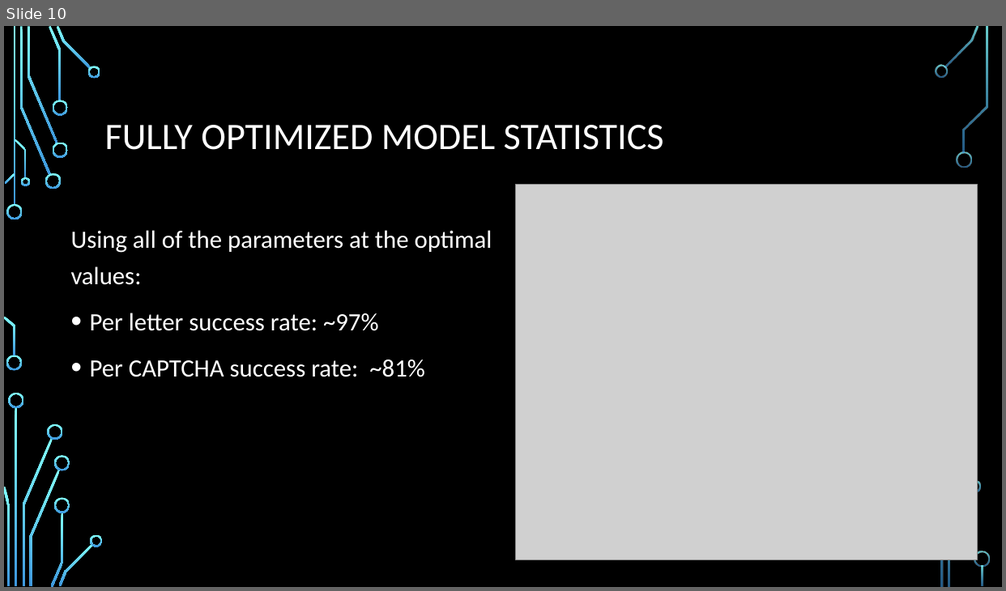
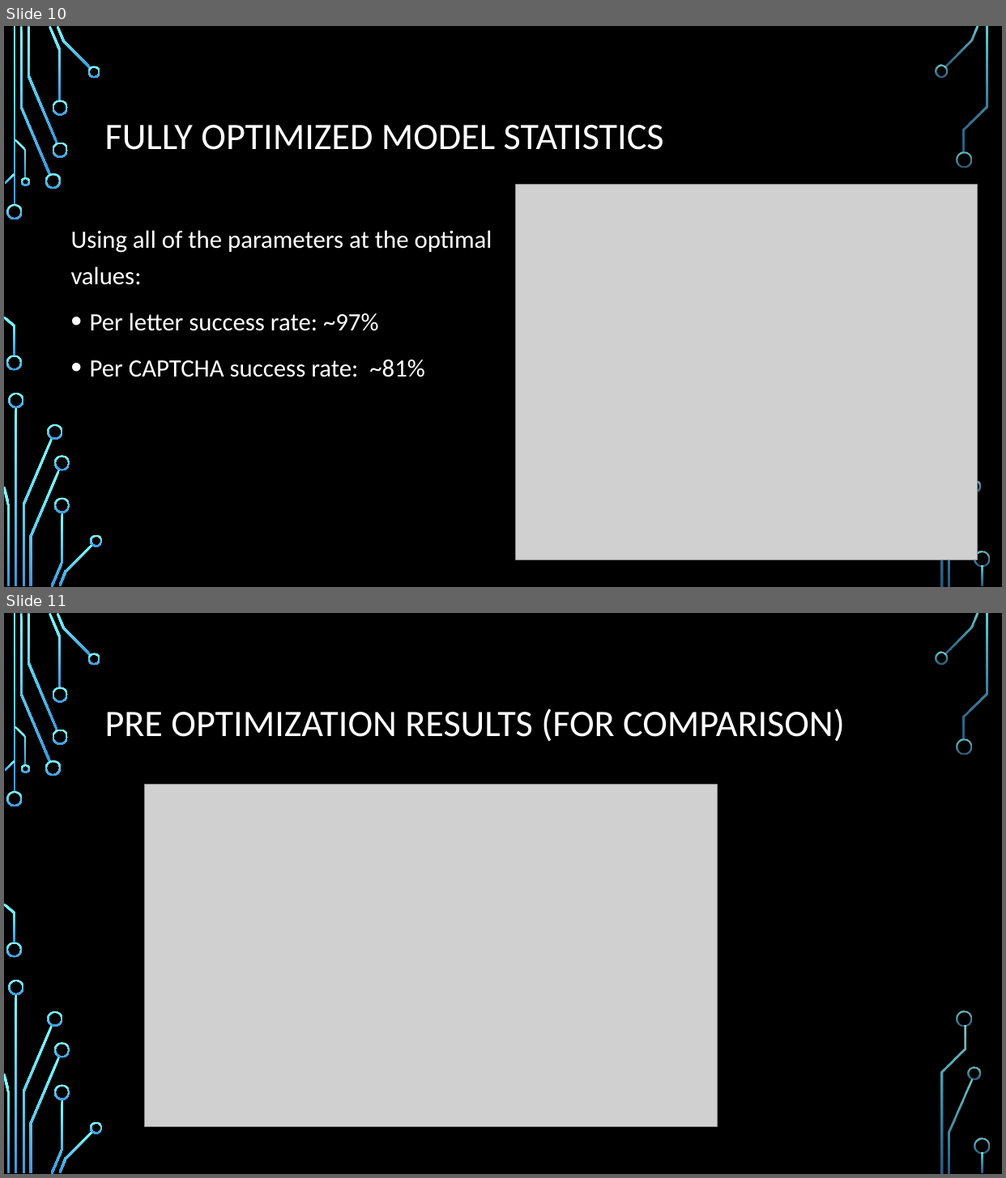
Before and after one commit to mhorton20916/CAPTCHA_with_CNN, a slide deck: Presentation.pptx. Shown one above the other, each under a label of ours: slide 10 before the commit, slides 10 and 11 after it. The pictures are 1006x591 and 1006x1178 pixels, drawn with LibreOffice and Linux fonts; fonts in the diff are those of the drawing; grey boxes stand for pictures; background and template pictures are left out. Boxes give left, top, right and bottom in pixels: in the first picture for what was removed or moved away, otherwise in the second. Text is boxed around its words. In the diff, an @@ line names an element or a change of style, - is before the commit and + after.

Commit message:
updated presentation with comparison slide

```diff
--- a/Presentation.pptx
+++ b/Presentation.pptx
@@ slide 11 added at [4,613,1002,1174], background picture (left out); not listed: 35 template elements that a slide beside it also shows @@
@@ title added at [105,709,845,742], 36 pt, text #FFFFFF @@
+PRE OPTIMIZATION RESULTS (FOR COMPARISON)
@@ picture added at [145,785,718,1127] @@
@@ freeform shape added at [957,1012,973,1027], fill gradient #82FFFF to #3D97DE @@
```
Also in this commit, not shown: 1 other file.
